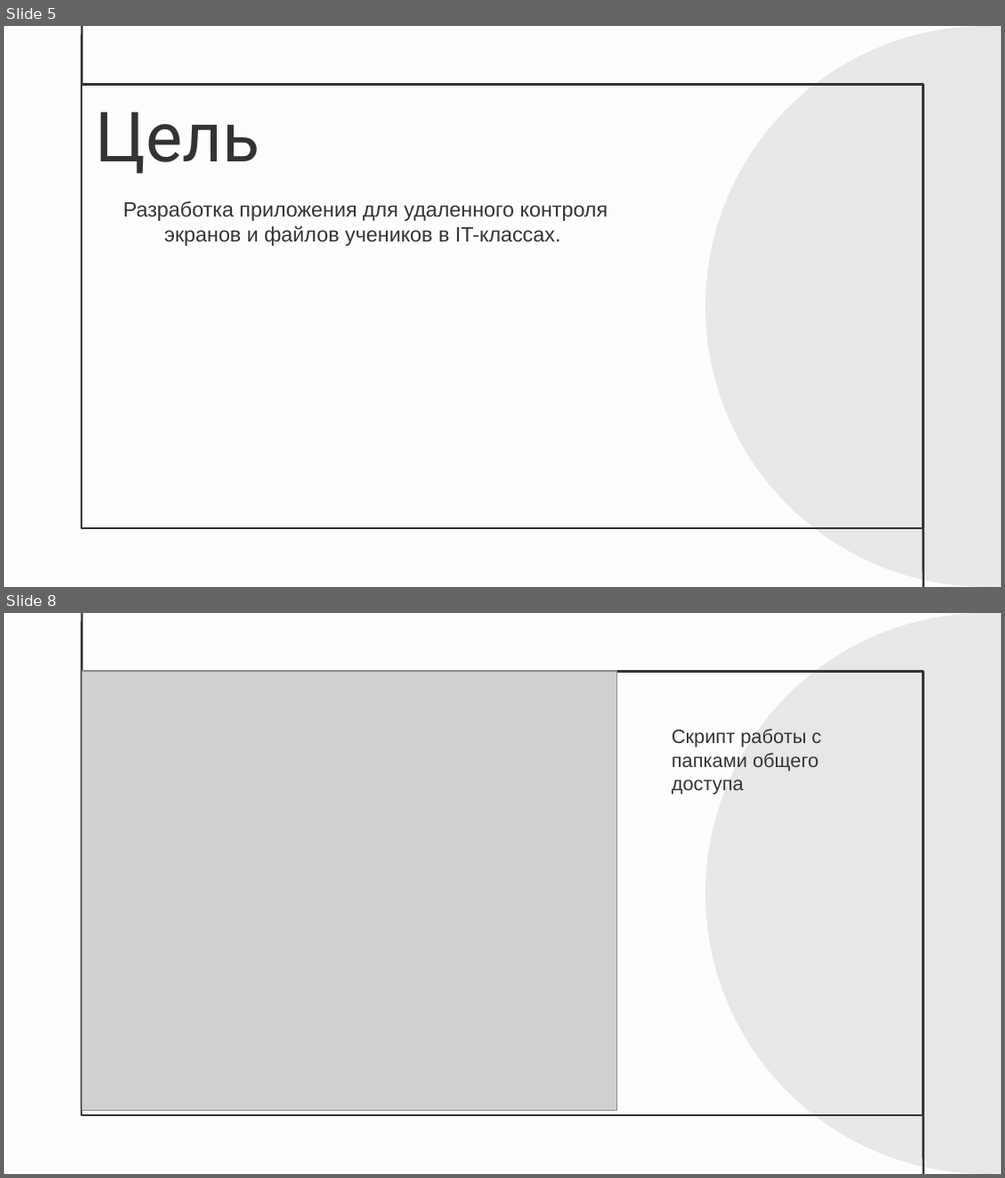
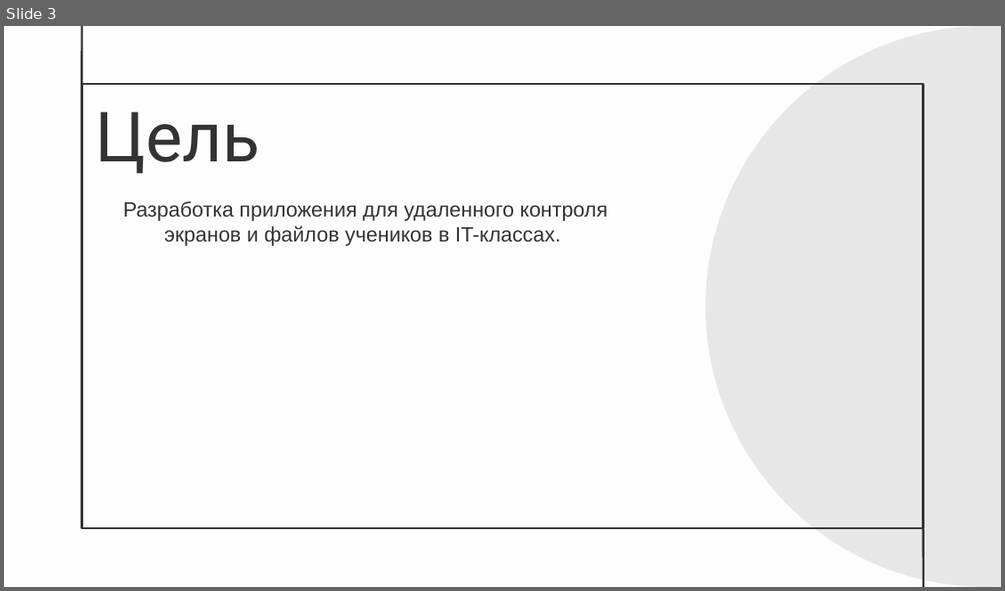
Before and after one commit to nearbyx000/Teacher-helper-utils, a slide deck: Преза.pptx. Shown one above the other, each under a label of ours: slides 5 and 8 before the commit, slide 3 after it; the slides between them are not shown. The pictures are 1005x1178 and 1005x591 pixels, drawn with LibreOffice and Linux fonts; fonts in the diff are those of the drawing; grey boxes stand for pictures. Boxes give left, top, right and bottom in pixels: in the first picture for what was removed or moved away, otherwise in the second. Text is boxed around its words. In the diff, an @@ line names an element or a change of style, - is before the commit and + after.

```diff
--- a/Преза.pptx
+++ b/Преза.pptx
@@ slide 8 removed at box(4, 613, 1001, 1174), background #FDFDFD; not listed: 4 template elements that a slide beside it also shows @@
@@ picture removed at box(82, 671, 618, 1110) @@
@@ text removed at box(672, 729, 821, 794) @@
-Скрипт работы с папками общего доступа
@@ what was slide 5 is now slide 3 @@
```
Also in this commit, not shown: 5 slides changed, 2 slides added, 1 other slide removed.
